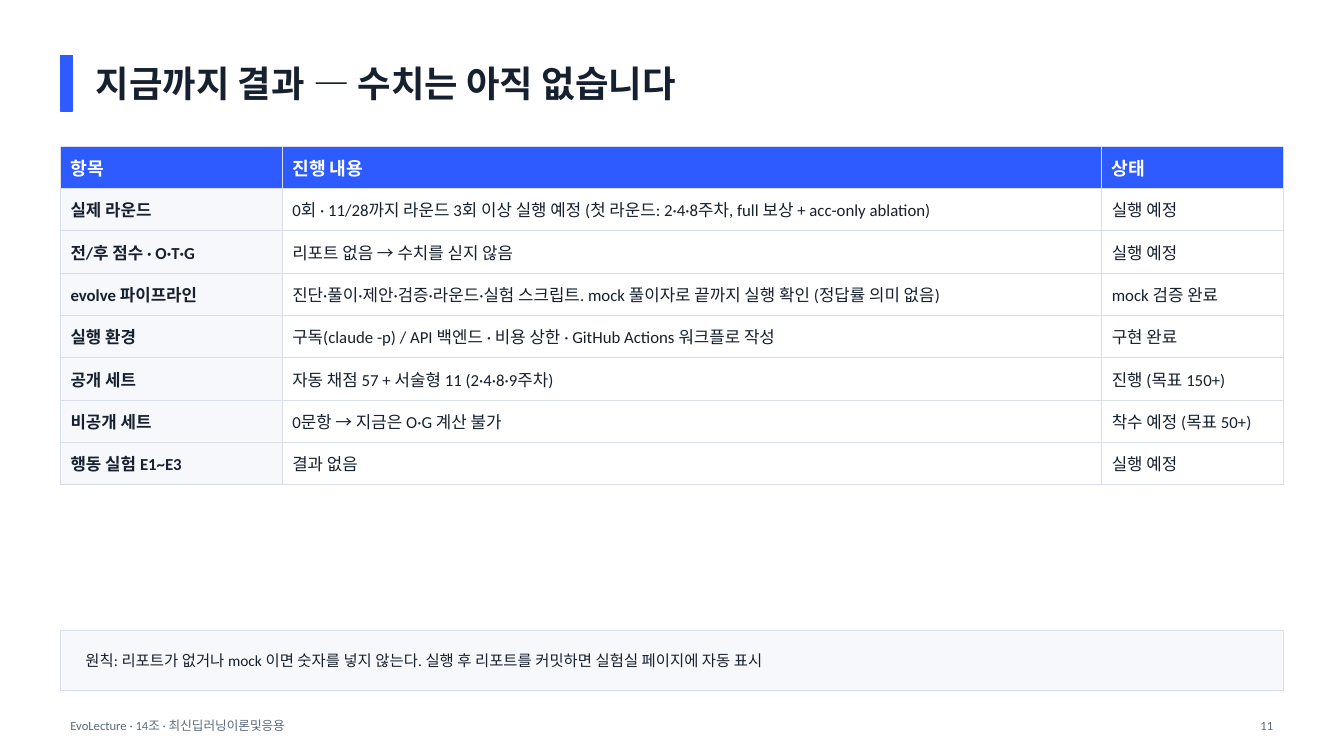
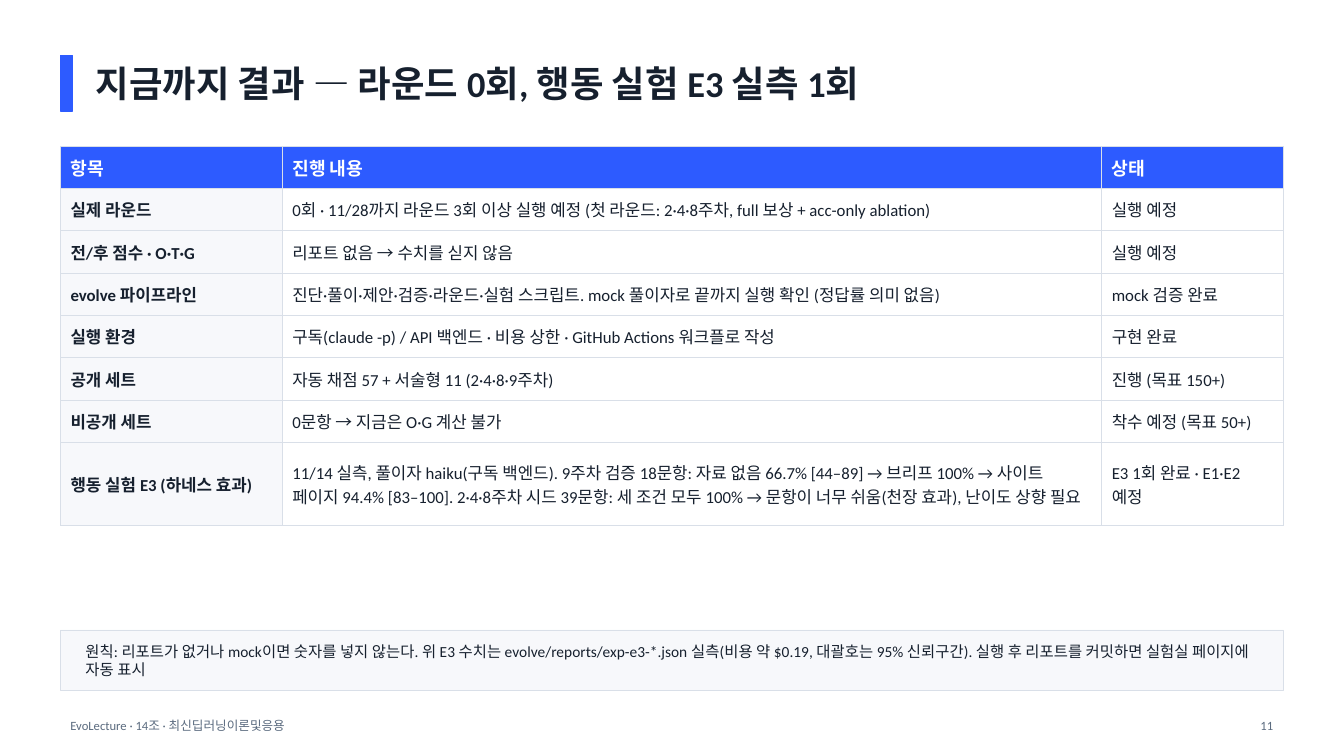
Before and after one commit to david-han-0831/team14-project, a slide deck: slide 11 of submission/Team14_mid.pptx. Drawn at 1344x756 pixels with LibreOffice and Linux fonts; fonts in the diff are those of the drawing. Boxes give left, top, right and bottom in pixels: in the first picture for what was removed or moved away, otherwise in the second. Text is boxed around its words. In the diff, an @@ line names an element or a change of style, - is before the commit and + after.

```diff
--- a/submission/Team14_mid.pptx
+++ b/submission/Team14_mid.pptx
@@ text at <box>96,66,859,102</box>: text changed @@
-지금까지 결과 — 수치는 아직 없습니다
+지금까지 결과 — 라운드 0회, 행동 실험 E3 실측 1회
@@ table at <box>60,146,1284,510</box> @@
-row 8: 행동 실험 E1~E3 | 결과 없음 | 실행 예정
+row 8: 행동 실험 E3 (하네스 효과) | 11/14 실측, 풀이자 haiku(구독 백엔드). 9주차 검증 18문항: 자료 없음 66.7% [44–89] → 브리프 100% → 사이트 페이지 94.4% [83–100]. 2·4·8주차 시드 39문항: 세 조건 모두 100% → 문항이 너무 쉬움(천장 효과), 난이도 상향 필요 | E3 1회 완료 · E1·E2 예정
@@ text at <box>85,644,1249,676</box>: text changed @@
-원칙: 리포트가 없거나 mock 이면 숫자를 넣지 않는다. 실행 후 리포트를 커밋하면 실험실 페이지에 자동 표시
+원칙: 리포트가 없거나 mock이면 숫자를 넣지 않는다. 위 E3 수치는 evolve/reports/exp-e3-*.json 실측(비용 약 $0.19, 대괄호는 95% 신뢰구간). 실행 후 리포트를 커밋하면 실험실 페이지에 자동 표시
```
Also in this commit, not shown: 2 other slides changed, 9 other files.
